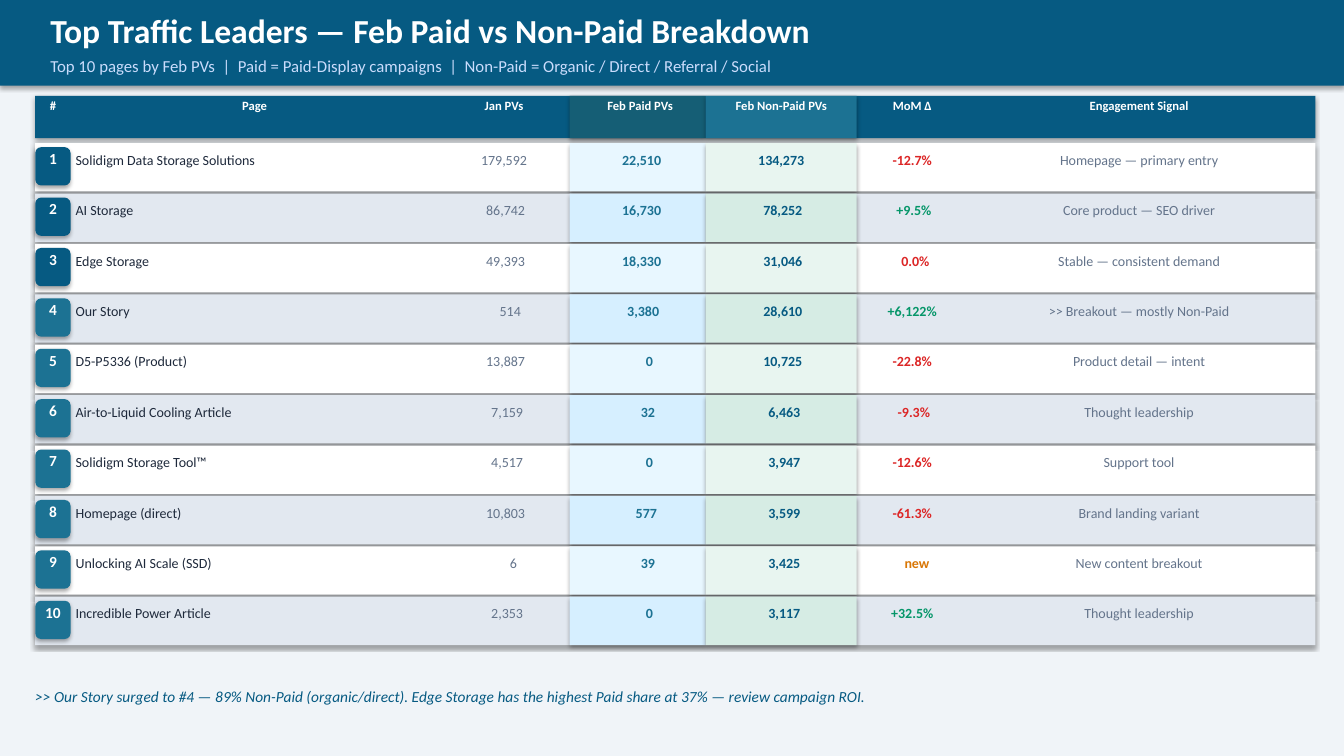
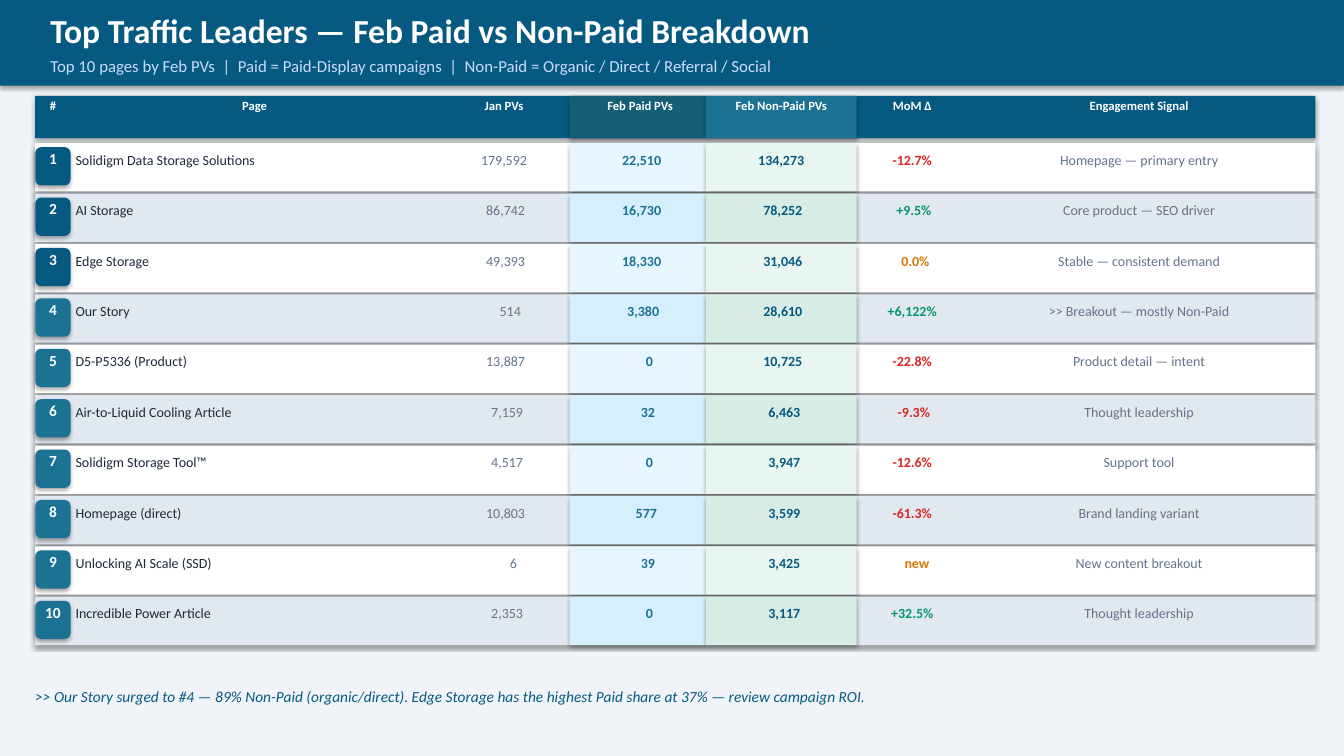
Before and after one commit to durgaguthi/AI, a slide deck: slide 4 of webanalytics/Solidigm_Analytics_Report_JanFeb_FY26.pptx. Drawn at 1344x756 pixels with LibreOffice and Linux fonts; fonts in the diff are those of the drawing. Boxes give left, top, right and bottom in pixels: in the first picture for what was removed or moved away, otherwise in the second. Text is boxed around its words. In the diff, an @@ line names an element or a change of style, - is before the commit and + after.

```diff
--- a/webanalytics/Solidigm_Analytics_Report_JanFeb_FY26.pptx
+++ b/webanalytics/Solidigm_Analytics_Report_JanFeb_FY26.pptx
@@ text "0.0%" at [901, 256, 929, 266]: text colour #DC2626 to #D97706 @@
```
Also in this commit, not shown: 2 other files.
